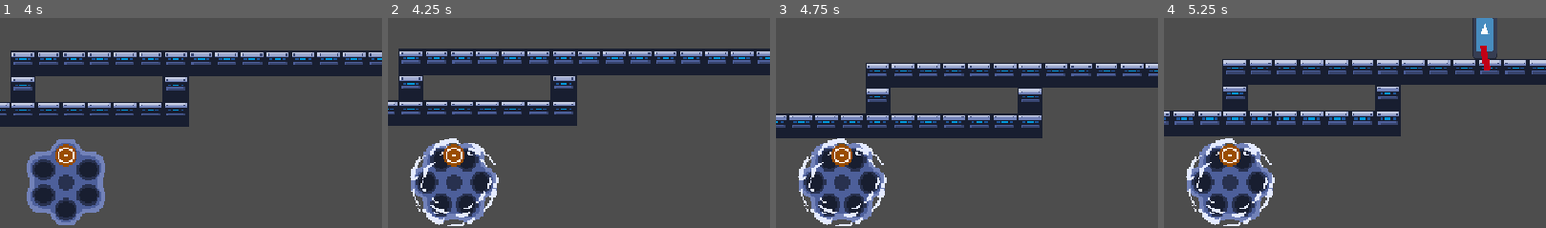
Above: before the commit, frames 1-4 (left to right).
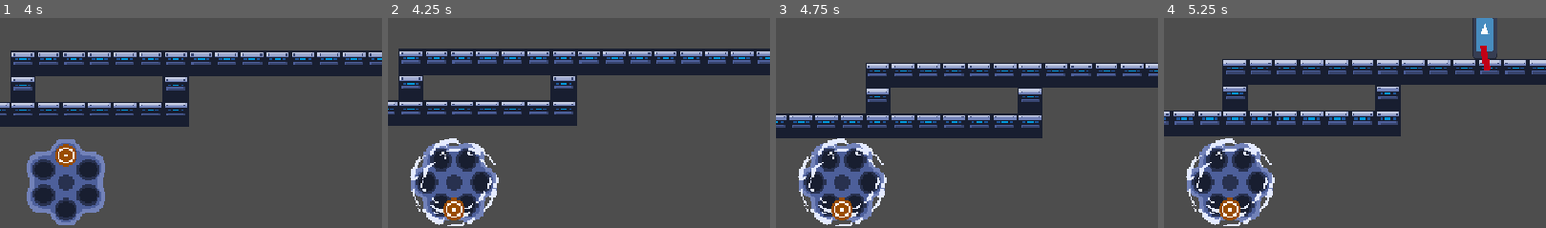
Above: after the commit, the same moments.

Repository: ygda-org/revolver
Game: Godot game, scene res://main/main.tscn
Two runs of this game, one before a commit and one after it. Both use one fixed random seed, a clock stepped at 60 frames per second and the inputs below. The engine's default icon, where the game draws it, is replaced by a stand-in: a white triangle on a blue panel in a dark square.
Inputs (mouse positions are % of the whole screen's width and height, from its top left):
- Up to frame 1 (4 s): tap Enter (ui_accept) at 0.5 s; move the mouse to (72, 46) at 0.52 s; hold D (right) 0.53-2.03 s; click (72, 46) at 0.6 s; tap Space (jump) at 0.77, 1.52, 3.02, 3.77 s; move the mouse to (30, 56) at 1.27 s; click (30, 56) at 1.35 s; move the mouse to (60, 29) at 2.02 s; hold A (left) 2.03-2.78 s; click (60, 29) at 2.1 s; move the mouse to (45, 72) at 2.77 s; hold D (right) from 2.78 s (still down); click (45, 72) at 2.85 s; move the mouse to (80, 66) at 3.52 s; click (80, 66) at 3.6 s
- Up to frame 2 (4.25 s): keep holding D (right); tap R (reload) at 4.15 s
- Up to frame 3 (4.75 s): move the mouse to (20, 36) at 4.27 s; release D (right) at 4.28 s; hold A (left) from 4.28 s (still down); click (20, 36) at 4.35 s; tap Space (jump) at 4.52 s
- Up to frame 4 (5.25 s): move the mouse to (55, 51) at 5.02 s; release A (left) at 5.03 s; hold D (right) from 5.03 s (still down); click (55, 51) at 5.1 s
The pictures show only the part of the screen within x 0-50%, y 49-99%; the shares and areas given below are measured in that part.

Frame 1 is identical in both runs. In frame 2, 0.9% of the frame differs, in the area x 14-20%, y 60-97%; in frame 3, 0.9%; in frame 4, 0.9%.

Commit message:
bullet ui done (without tex overide)

Diff:
--- a/ui/bullet_ui.gd
+++ b/ui/bullet_ui.gd
@@ -4,9 +4,17 @@
 
 @onready var pivot : Node2D = $SubViewportContainer/SubViewport/Pivot
 
+var hold_spin : bool = false
+
 # Called when the node enters the scene tree for the first time.
 func _ready() -> void:
+	GameState.start_reload.connect(_on_start_reload)
+	GameState.stop_reload.connect(_on_stop_reload)
 	render_bullets()
+
+func _process(delta: float) -> void:
+	if hold_spin:
+		pivot.rotation_degrees -= 360 * 6 * delta
 
 func spin():
 	render_bullets()
@@ -26,3 +34,10 @@
 			continue
 		sprite.visible = true
 		sprite.material.set_shader_parameter("outline_color", b_res.outline_color)
+
+func _on_start_reload():
+	hold_spin = true
+func _on_stop_reload():
+	hold_spin = false
+	pivot.rotation = 0
+	render_bullets()
--- a/ui/hud.gd
+++ b/ui/hud.gd
@@ -24,5 +24,4 @@
 
 func _on_stop_reload():
 	$RevolverAnim.stop()
-	$BulletUi.render_bullets()
 	$RevolverAnim.play("default")
--- a/ui/hud.tscn
+++ b/ui/hud.tscn
@@ -142,6 +142,7 @@
 rotation = -1.5707964
 scale = Vector2(2, 2)
 sprite_frames = SubResource("SpriteFrames_55d6i")
+animation = &"reload"
 autoplay = "default"
 
 [node name="BulletUi" parent="." unique_id=1005910988 instance=ExtResource("4_en2x2")]
